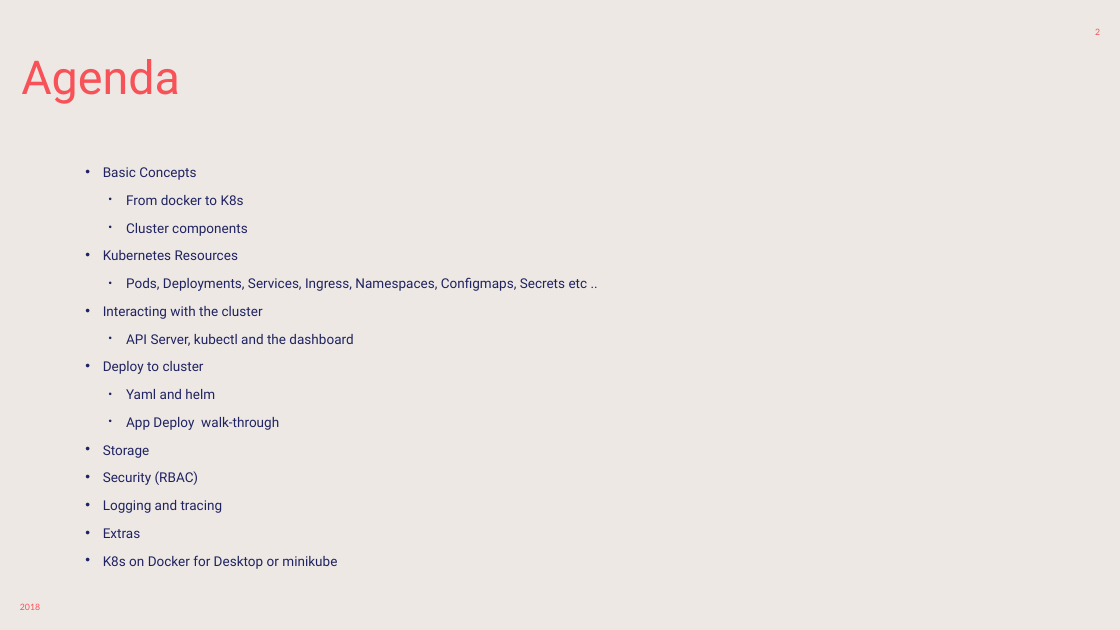
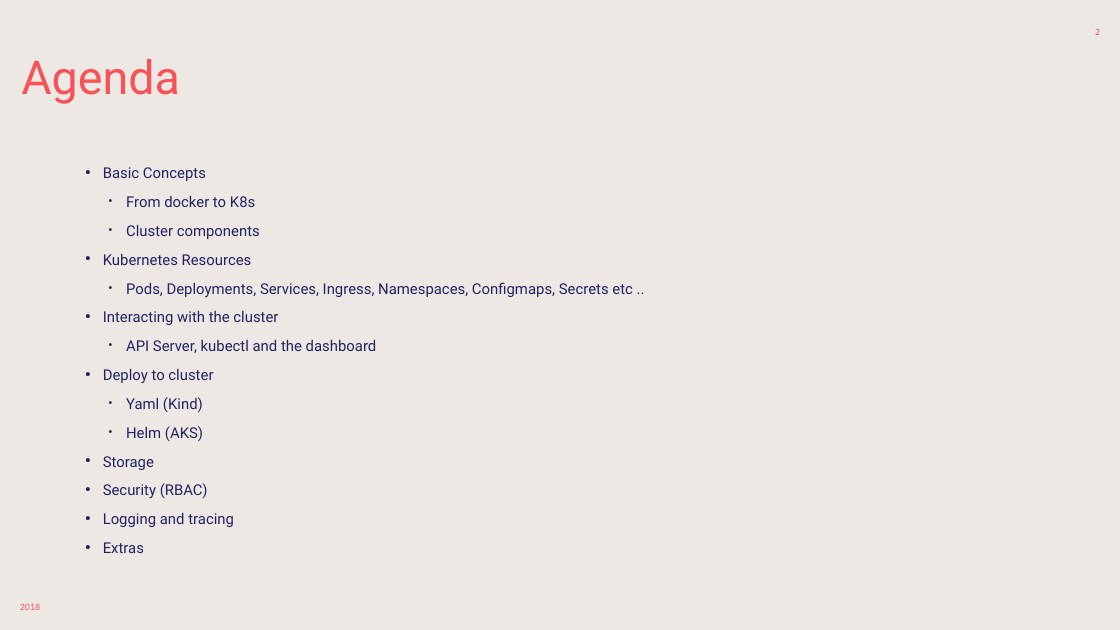
Before and after one commit to sabbadino/deltatre-community-meetups-session-3, a slide deck: slide 2 of K8s-basic.pptx. Drawn at 1120x630 pixels with LibreOffice and Linux fonts; fonts in the diff are those of the drawing; background and template pictures are left out. Boxes give left, top, right and bottom in pixels: in the first picture for what was removed or moved away, otherwise in the second. Text is boxed around its words. In the diff, an @@ line names an element or a change of style, - is before the commit and + after.

```diff
--- a/K8s-basic.pptx
+++ b/K8s-basic.pptx
@@ text at [103,167,633,553]: size 23.2 to 25.5 pt @@
@@ text at [126,397,203,441]: text changed; size 23.2 to 25.5 pt @@
-  • Yaml and helm
-  • App Deploy walk-through
+  • Yaml (Kind)
+  • Helm (AKS)
@@ text at [103,555,337,569]: paragraph removed @@
-• K8s on Docker for Desktop or minikube
```
Also in this commit, not shown: 5 other slides changed.
